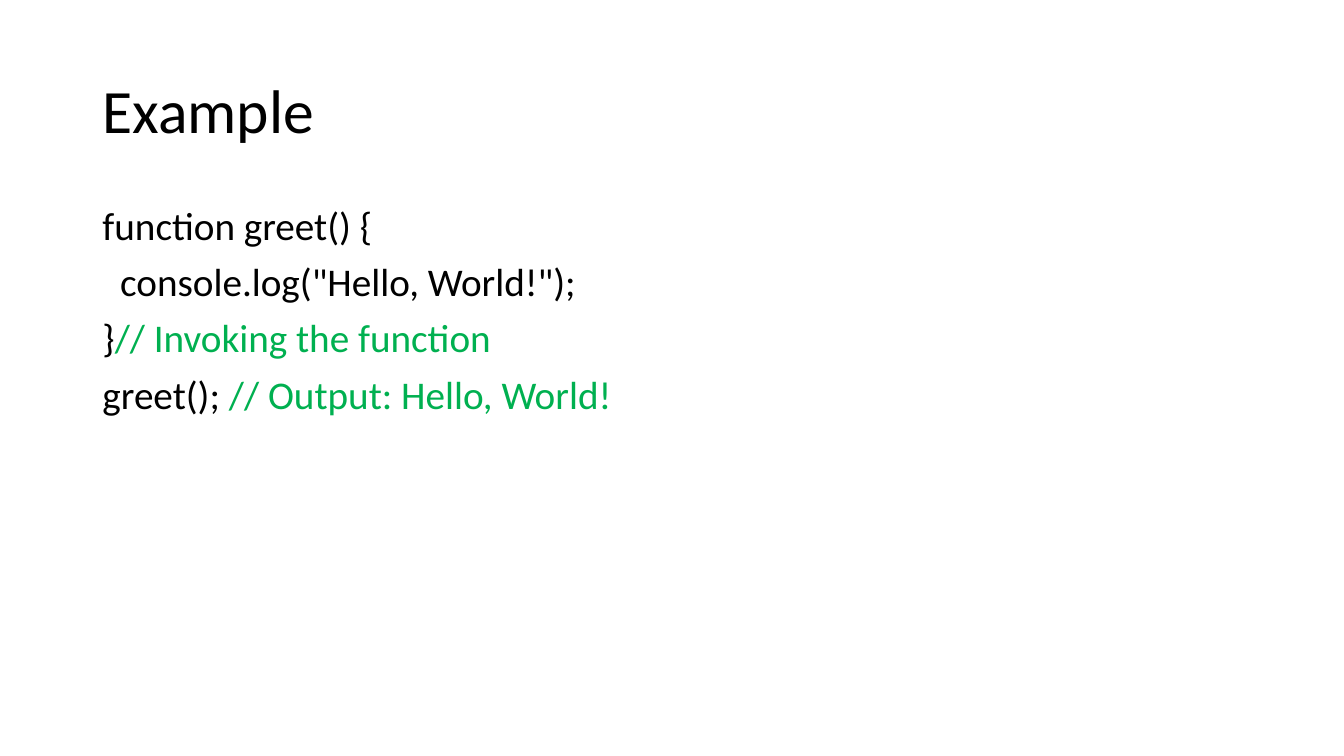
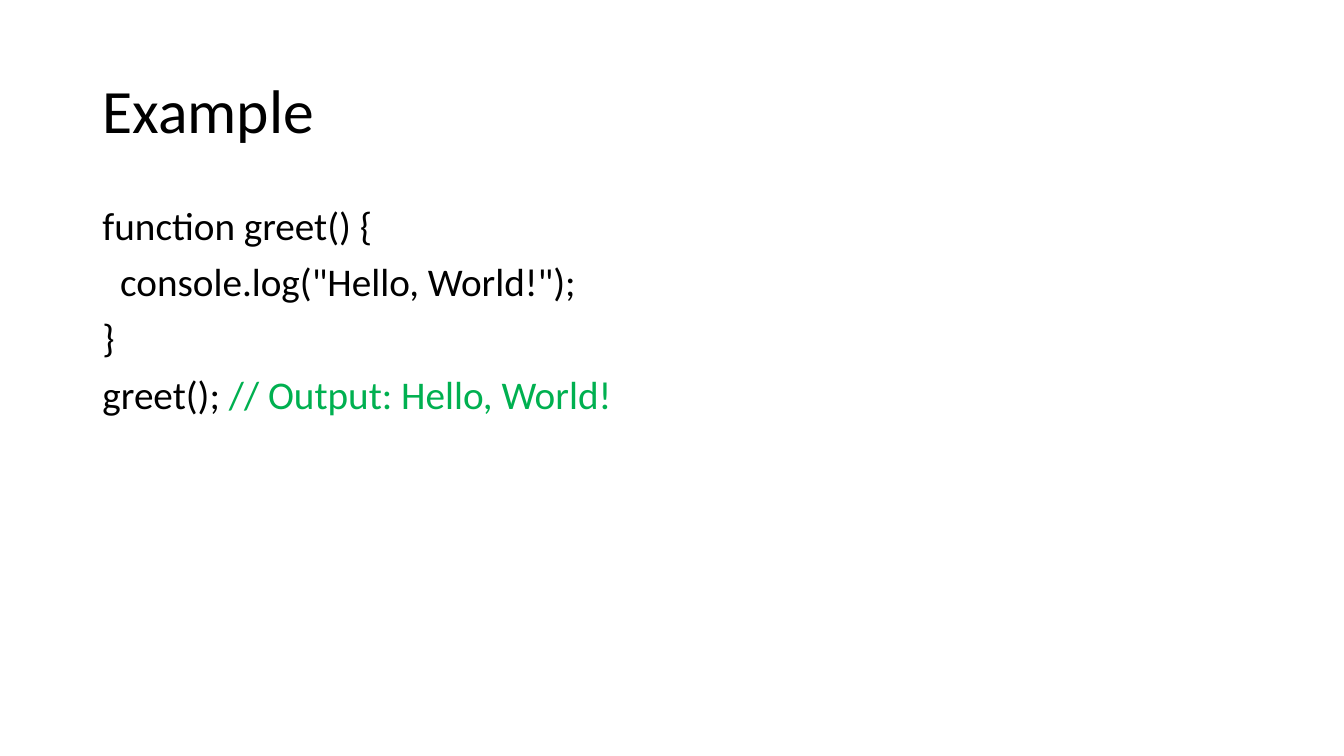
Before and after one commit to SethLK/JavaScript-Wizard-Course-for-Beginners, a slide deck: slide 26 of JavaScript Master Course for Beginners.pptx. Drawn at 1344x756 pixels with LibreOffice and Linux fonts; fonts in the diff are those of the drawing. Boxes give left, top, right and bottom in pixels: in the first picture for what was removed or moved away, otherwise in the second. Text is boxed around its words. In the diff, an @@ line names an element or a change of style, - is before the commit and + after.

```diff
--- a/JavaScript Master Course for Beginners.pptx
+++ b/JavaScript Master Course for Beginners.pptx
@@ text at bbox=[154, 324, 491, 359]: text changed; text colour #00B050 to #000000 @@
-}// Invoking the function
+}
```
Also in this commit, not shown: 2 other slides changed, 13 slides added.
